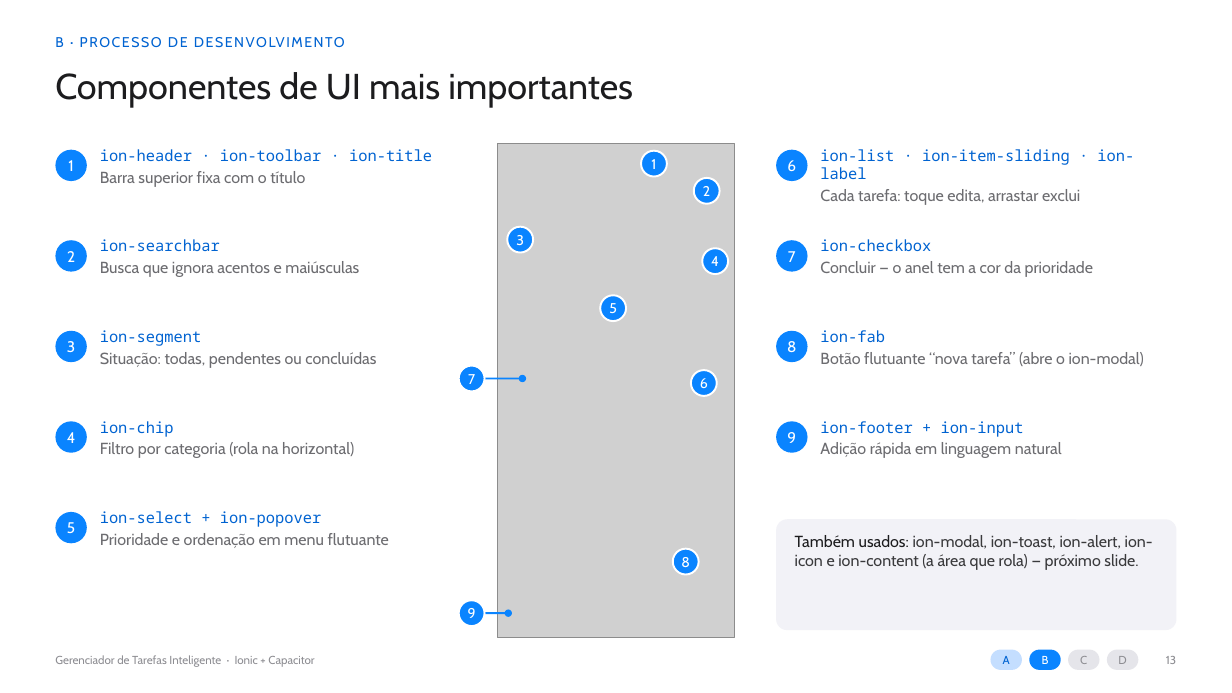
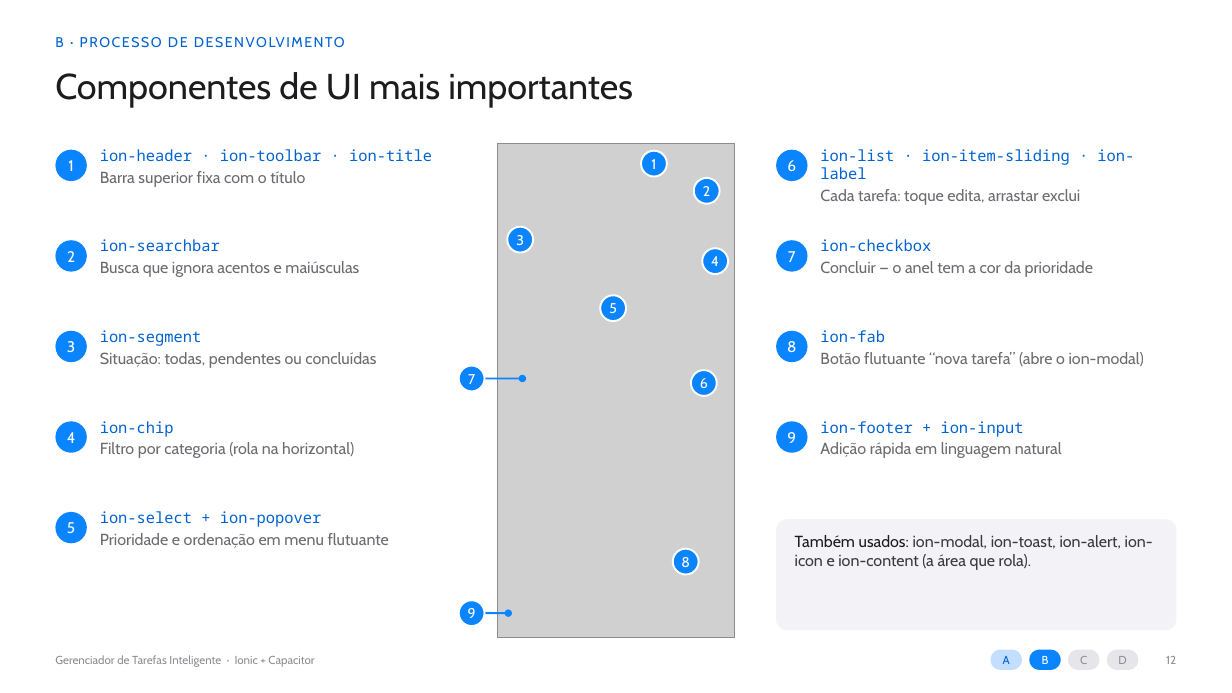
Before and after one commit to jdecarli6/DESENWEB, a slide deck: slide 12 of slides/apresentacao.pptx (slide 13 before the commit). Drawn at 1232x693 pixels with LibreOffice and Linux fonts; fonts in the diff are those of the drawing; grey boxes stand for pictures. Boxes give left, top, right and bottom in pixels: in the first picture for what was removed or moved away, otherwise in the second. Text is boxed around its words. In the diff, an @@ line names an element or a change of style, - is before the commit and + after.

```diff
--- a/slides/apresentacao.pptx
+++ b/slides/apresentacao.pptx
@@ text at <box>795,535,1153,570</box>: text changed @@
-Também usados: ion-modal, ion-toast, ion-alert, ion-icon e ion-content (a área que rola) — próximo slide.
+Também usados: ion-modal, ion-toast, ion-alert, ion-icon e ion-content (a área que rola).
@@ text at <box>1166,656,1176,664</box>: text changed @@
-13
+12
```
Also in this commit, not shown: 24 other slides changed, 11 slides added, 2 slides removed, 5 other files.
